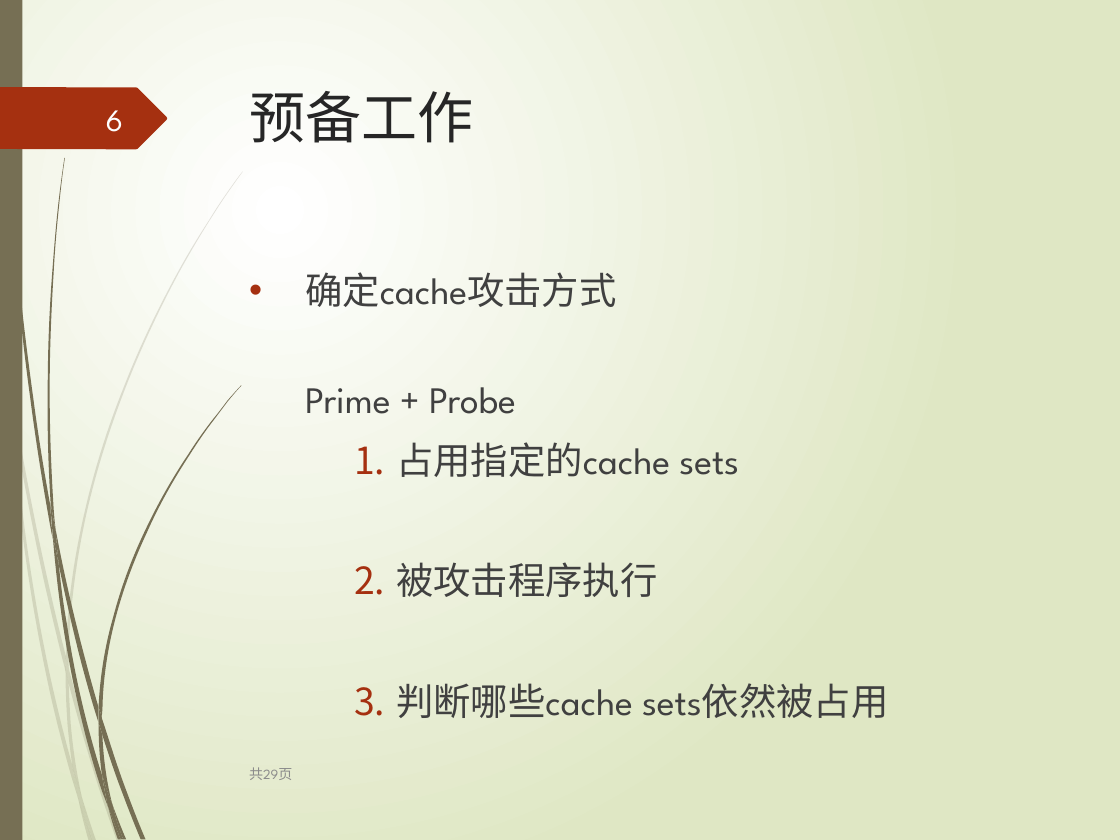
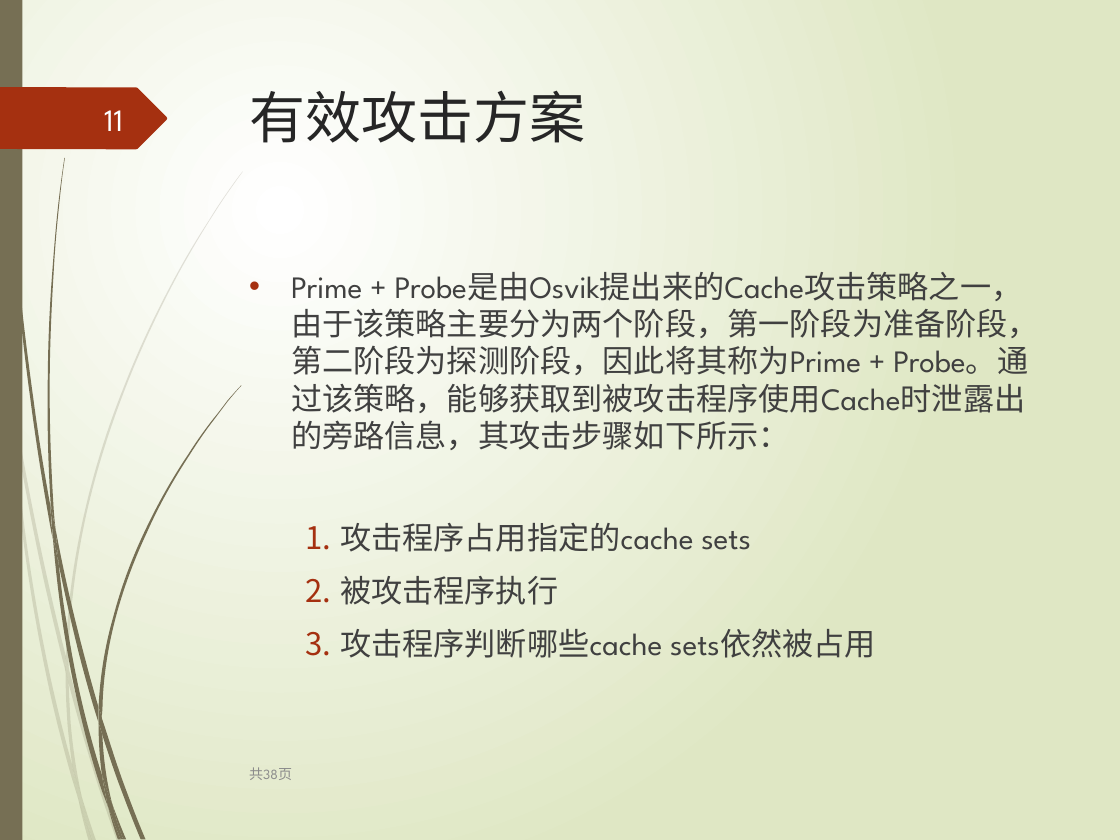
Before and after one commit to leborn0101/graduation, a slide deck: slide 11 of 毕业答辩.pptx (slide 6 before the commit). Drawn at 1120x840 pixels with LibreOffice and Linux fonts; fonts in the diff are those of the drawing. Boxes give left, top, right and bottom in pixels: in the first picture for what was removed or moved away, otherwise in the second. Text is boxed around its words. In the diff, an @@ line names an element or a change of style, - is before the commit and + after.

```diff
--- a/毕业答辩.pptx
+++ b/毕业答辩.pptx
@@ page number at bbox=[104, 110, 123, 131]: text changed @@
-6
+11
@@ title at bbox=[249, 90, 585, 143]: text changed @@
-预备工作
+有效攻击方案
@@ text at bbox=[291, 272, 1039, 552]: text changed; size 24 to 20 pt @@
-• 确定cache攻击方式
-  Prime + Probe
-    1. 占用指定的cache sets
+• Prime + Probe是由Osvik提出来的Cache攻击策略之一，由于该策略主要分为两个阶段，第一阶段为准备阶段，第二阶段为探测阶段，因此将其称为Prime + Probe。通过该策略，能够获取到被攻击程序使用Cache时泄露出的旁路信息，其攻击步骤如下所示：
+  1. 攻击程序占用指定的cache sets
@@ text at bbox=[340, 576, 558, 605]: size 24 to 20 pt in "被攻击程序执行"; list level 3 to 2 in "被攻击程序执行" @@
@@ text at bbox=[340, 628, 876, 658]: text changed; size 24 to 20 pt @@
-    3. 判断哪些cache sets依然被占用
+  3. 攻击程序判断哪些cache sets依然被占用
@@ text at bbox=[249, 767, 292, 780]: text changed @@
-共29页
+共38页
```
Also in this commit, not shown: 19 other slides changed, 18 slides added, 9 slides removed, 1 other file.
